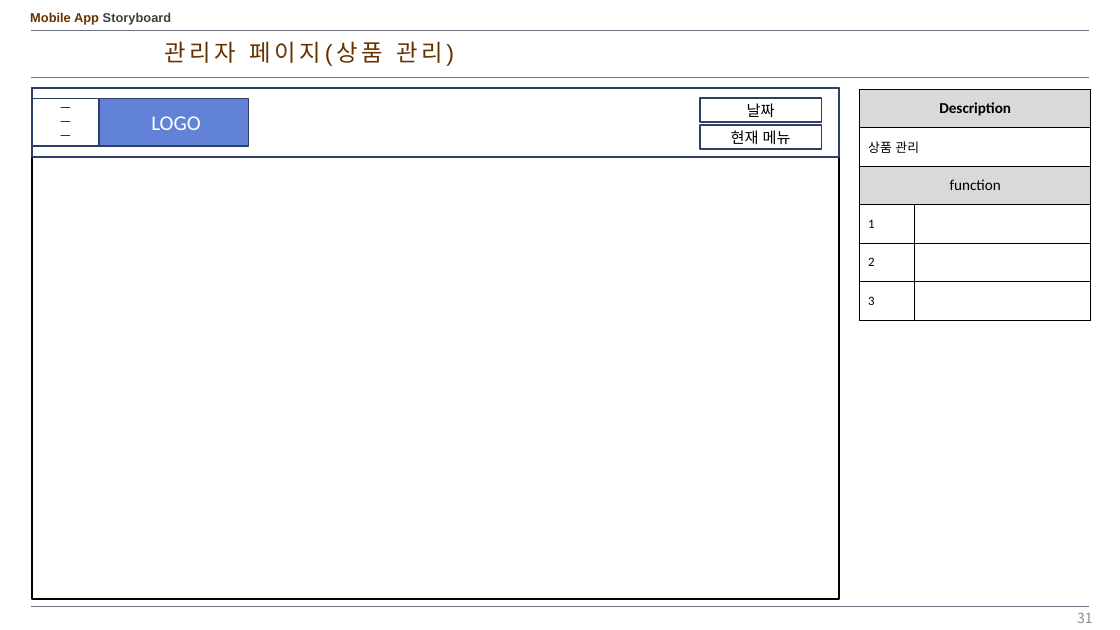
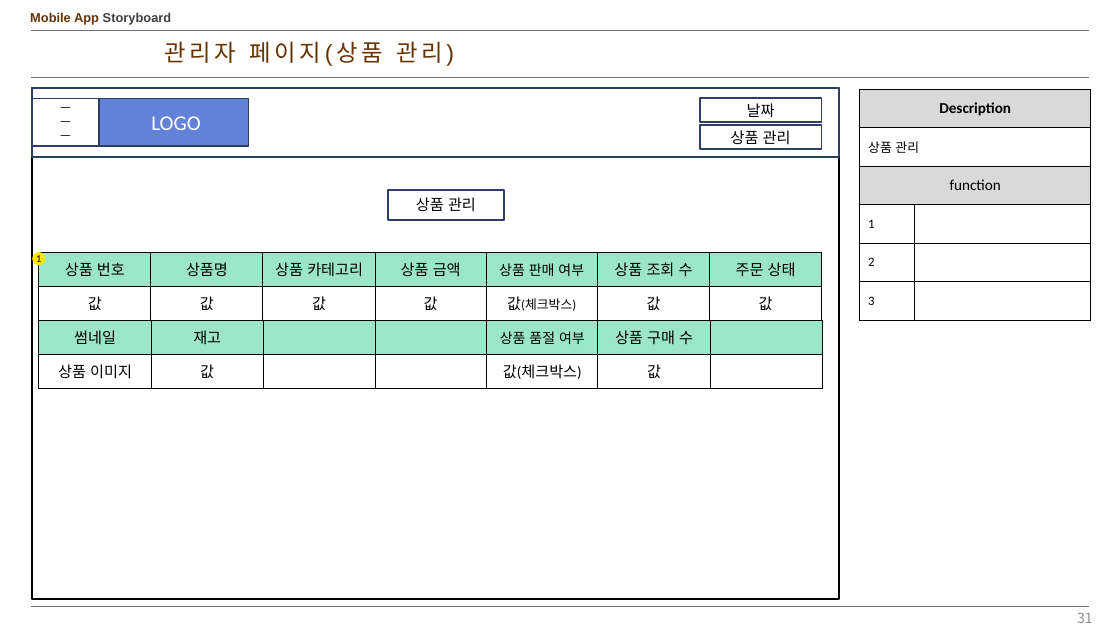
Before and after one commit to kangheechoul/document, a slide deck: slide 31 of 프레젠테이션 1.pptx. Drawn at 1120x630 pixels with LibreOffice and Linux fonts; fonts in the diff are those of the drawing. Boxes give left, top, right and bottom in pixels: in the first picture for what was removed or moved away, otherwise in the second. Text is boxed around its words. In the diff, an @@ line names an element or a change of style, - is before the commit and + after.

Commit message:
상품관리

```diff
--- a/프레젠테이션 1.pptx
+++ b/프레젠테이션 1.pptx
@@ text in rectangle at (x1=731, y1=130, x2=791, y2=144): text changed @@
-현재 메뉴
+상품 관리
@@ rectangle added at (x1=388, y1=190, x2=505, y2=220), fill #FFFFFF, outline #2E3E67 1.5 pt, 13 pt, text #000000 @@
+상품 관리
@@ ellipse added at (x1=32, y1=252, x2=45, y2=266), fill #FCE700, 9 pt, text #663300, bold @@
+1
@@ table added at (x1=39, y1=252, x2=819, y2=320), 2 rows, 7 columns @@
+상품 번호 | 상품명 | 상품 카테고리 | 상품 금액 | 상품 판매 여부 | 상품 조회 수 | 주문 상태
+값 | 값 | 값 | 값 | 값(체크박스) | 값 | 값
@@ table added at (x1=39, y1=320, x2=823, y2=388), 2 rows, 7 columns @@
+썸네일 | 재고 |  |  | 상품 품절 여부 | 상품 구매 수 | 
+상품 이미지 | 값 |  |  | 값(체크박스) | 값 | 
```
